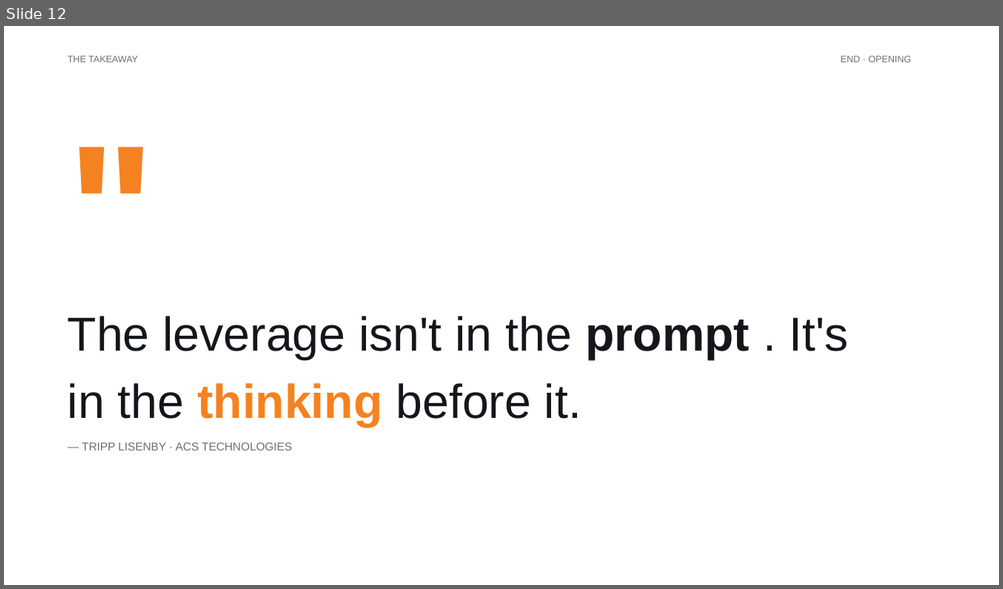
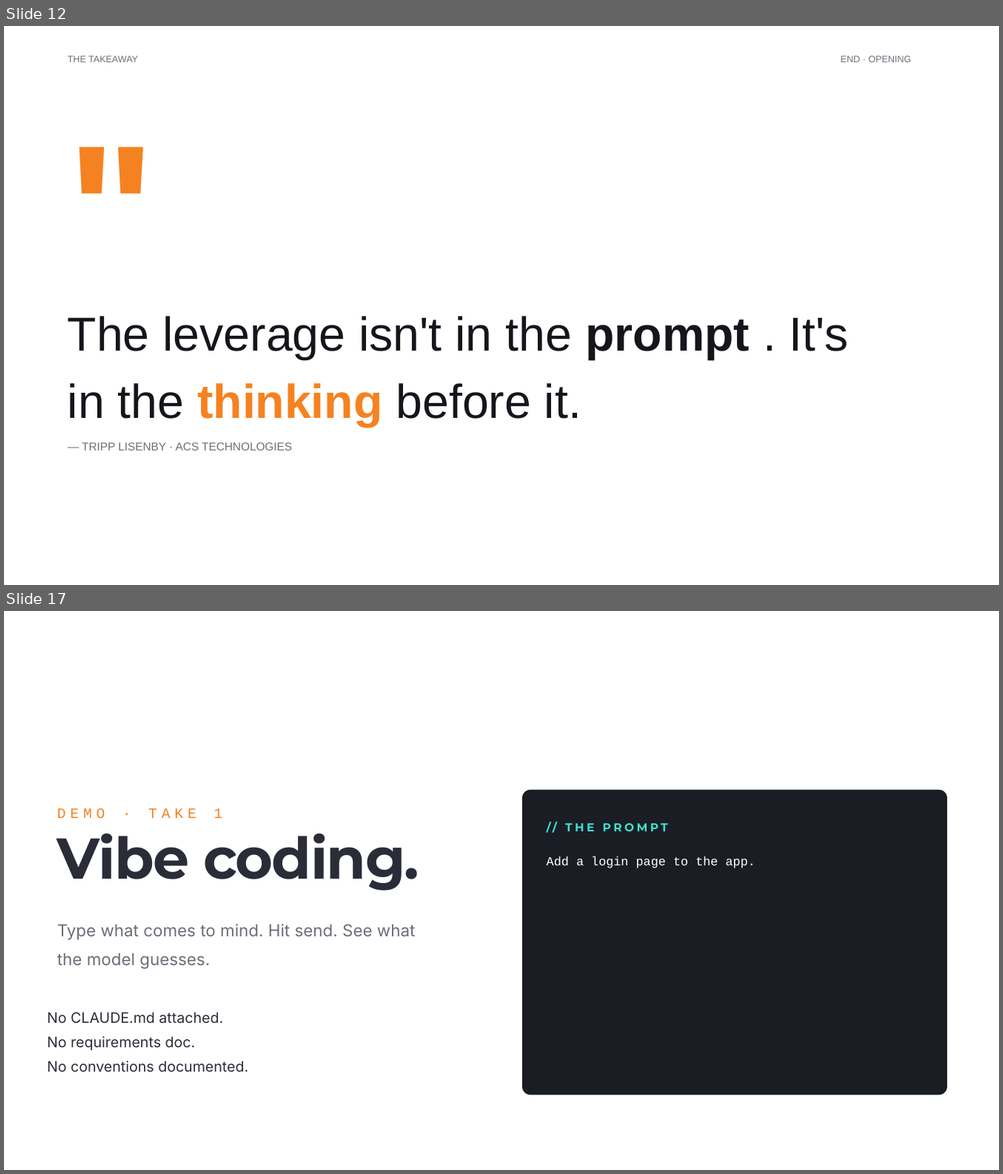
Before and after one commit to chriskehayias/ContextEngineering, a slide deck: schedule/02-vibe-coding-vs-context-engineering/02-vibe-coding-vs-context-engineering.pptx. Shown one above the other, each under a label of ours: slide 12 before the commit, slides 12 and 17 after it; the slides between them are not shown. The pictures are 1003x589 and 1003x1174 pixels, drawn with LibreOffice and Linux fonts; fonts in the diff are those of the drawing. Boxes give left, top, right and bottom in pixels: in the first picture for what was removed or moved away, otherwise in the second. Text is boxed around its words. In the diff, an @@ line names an element or a change of style, - is before the commit and + after.

```diff
--- a/schedule/02-vibe-coding-vs-context-engineering/02-vibe-coding-vs-context-engineering.pptx
+++ b/schedule/02-vibe-coding-vs-context-engineering/02-vibe-coding-vs-context-engineering.pptx
@@ slide 17 added at [4, 611, 999, 1170], background #FFFFFF @@
@@ text added at [57, 809, 222, 818], 21 pt, text #F58220 @@
+DEMO · TAKE 1
@@ rounded rectangle added at [522, 790, 947, 1096], fill #1B1D24 @@
@@ text added at [545, 810, 936, 834], 16.6 pt, text #3FE0D0, bold @@
+// THE PROMPT
@@ text added at [57, 834, 419, 891], 83.2 pt, text #2A2D38, bold @@
+Vibe coding.
@@ text added at [546, 857, 755, 869], 18 pt, text #FFFFFF @@
+Add a login page to the app.
@@ text added at [57, 924, 415, 969], 24 pt, text #6B6E78 @@
+Type what comes to mind. Hit send. See what the model guesses.
@@ text added at [47, 1012, 248, 1073], 21 pt, text #2A2D38 @@
+No CLAUDE.md attached.
+No requirements doc.
+No conventions documented.
```
Also in this commit, not shown: 6 slides changed, 10 other slides added, 26 slides removed, 14 other files.
